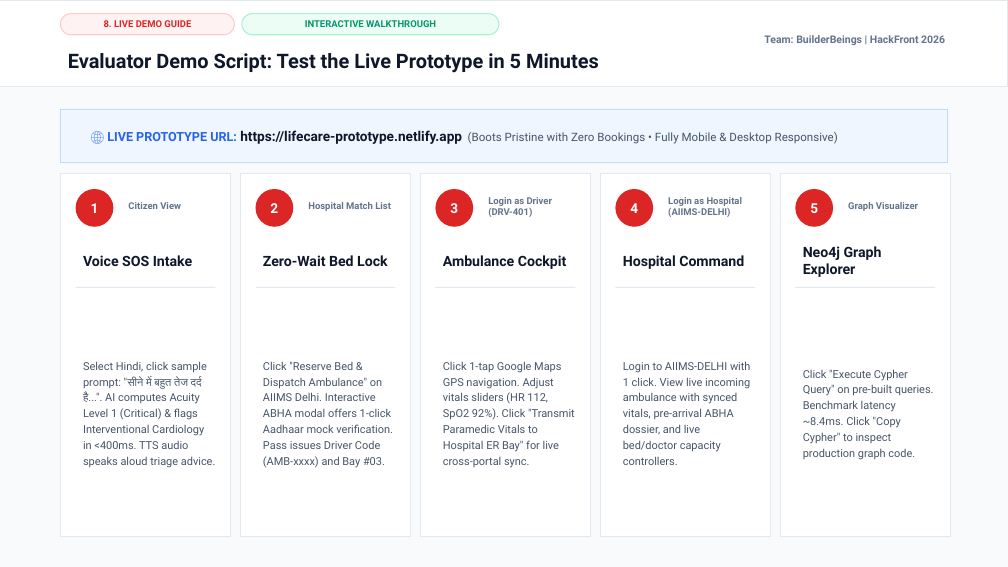
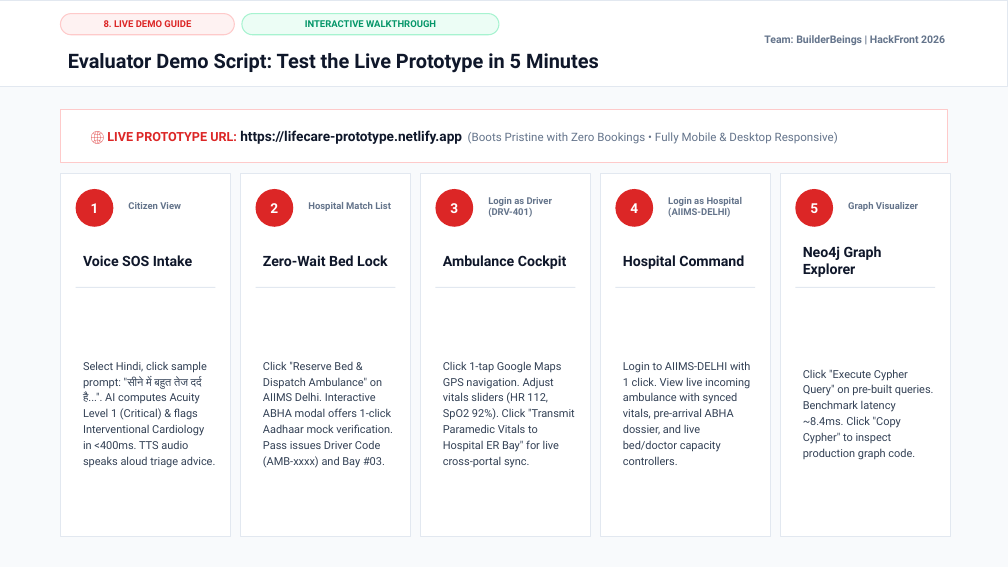
Before and after one commit to Susheem-25/LifeCare, a slide deck: slide 9 of LifeCare_Presentation.pptx. Drawn at 1008x567 pixels with LibreOffice and Linux fonts; fonts in the diff are those of the drawing. Boxes give left, top, right and bottom in pixels: in the first picture for what was removed or moved away, otherwise in the second. Text is boxed around its words. In the diff, an @@ line names an element or a change of style, - is before the commit and + after.

```diff
--- a/LifeCare_Presentation.pptx
+++ b/LifeCare_Presentation.pptx
@@ rectangle at box(60, 110, 948, 163): fill #EFF6FF to #FFFFFF; outline #BFDBFE 1 pt to #FECACA 1 pt @@
@@ text "🌐 LIVE PROTOTYPE URL: https://lifecare-prototype.netlify.app ..." at box(107, 130, 838, 144): text colour #2563EB to #DC2626 in "🌐 LIVE PROTOTYPE URL:"; text colour #475569 to #64748B in "(Boots Pristine with Zero Bookings • Fully ..." @@
@@ text colour #475569 to #334155 in 5 elements at box(83, 361, 216, 468), box(263, 361, 393, 468), box(443, 361, 575, 468), box(623, 361, 751, 465), box(803, 369, 934, 460) @@
```
Also in this commit, not shown: 9 other slides changed.
